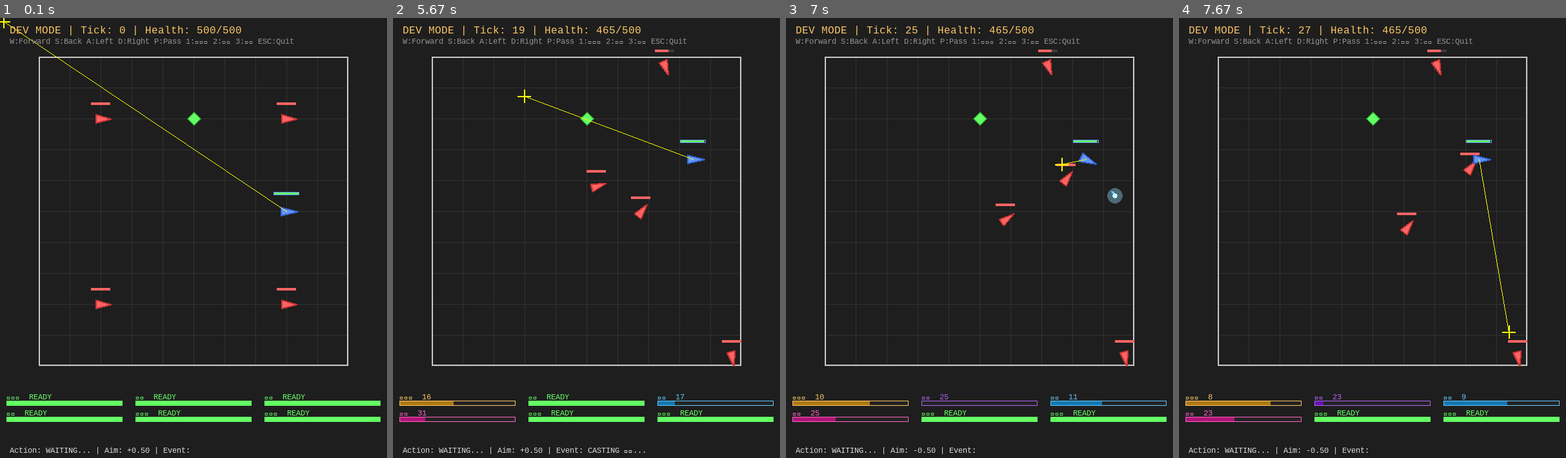
Above: before the commit, frames 1-4 (left to right).
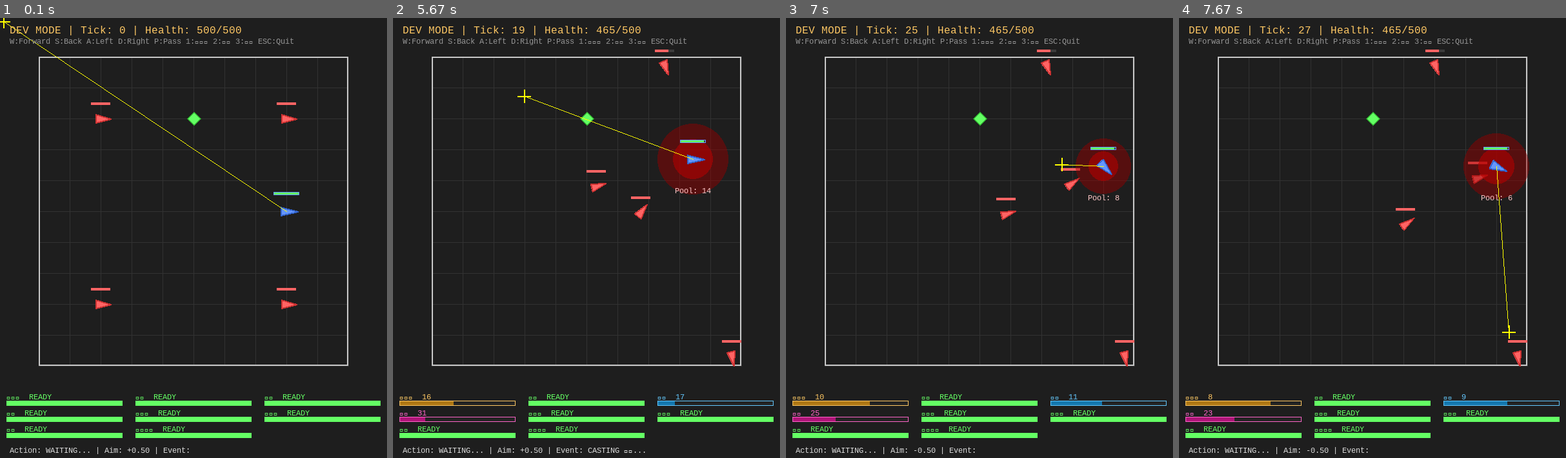
Above: after the commit, the same moments.

Repository: BlueRadio57445/White-Tower-AI-Boss
Game: pygame game, started from 強化學習專案/純白之塔_RL/dev_mode.py
Two runs of this game, one before a commit and one after it. Both use one fixed random seed, a clock stepped at 60 frames per second and the inputs below.
Inputs (mouse positions are in pixels of both pictures, inside the frame that each line leads up to):
- Up to frame 1 (0.1 s): no input
- Up to frame 2 (5.67 s): tap 1 at 0.33, 1.65, 3.05, 4.22 s; hold D 0.67-1.13 s; move the mouse to (710, 229) at 0.7 s; hold W 1.17-1.47 s; move the mouse to (493, 246) at 1.2 s; hold D 1.5-1.97 s; move the mouse to (466, 176) at 1.53 s; hold A 2-2.53 s; move the mouse to (644, 88) at 2.03 s; hold S 2.57-2.87 s; move the mouse to (632, 282) at 2.6 s; hold A 2.9-3.3 s; move the mouse to (594, 92) at 2.93 s; tap 4 at 3.33 s; hold W 3.67-4.03 s; move the mouse to (590, 290) at 3.7 s; tap 3 at 3.82, 5.28 s; hold D 4.07-4.7 s; move the mouse to (574, 167) at 4.1 s; hold S 4.73-5.1 s; move the mouse to (687, 312) at 4.77 s; tap 2 at 4.88 s; hold A 5.13-5.6 s; move the mouse to (524, 97) at 5.17 s; tap 7 at 5.63 s
- Up to frame 3 (7 s): hold D 5.97-6.43 s; move the mouse to (832, 145) at 6 s; tap 2 at 6.12 s; hold W 6.47-6.77 s; move the mouse to (1118, 207) at 6.5 s; tap 3 at 6.62 s; hold D from 6.8 s (still down); move the mouse to (1060, 163) at 6.83 s; tap 1 at 6.95 s
- Up to frame 4 (7.67 s): release D at 7.27 s; hold A from 7.3 s (still down); move the mouse to (1507, 330) at 7.33 s; tap 2 at 7.45 s

The runs differ from the first frame. In frame 1, 0.8% of the frame differs, in the area x 1-65%, y 92-96%; in frame 2, 3.0%; in frame 3, 3.1%; in frame 4, 3.5%, in the area x 1-91%, y 7-96%.

Commit message:
修BUG：血池冷卻、血池渲染、冷卻時間渲染

Diff:
--- a/強化學習專案/純白之塔_RL/dev_mode.py
+++ b/強化學習專案/純白之塔_RL/dev_mode.py
@@ -173,6 +173,9 @@
 
         # Draw skill indicator
         self.draw_skill_indicator(world)
+
+        # Draw blood pool effect (if player is in blood pool)
+        self.draw_blood_pool_effect(world)
 
         # Draw player
         self.draw_player(world)
--- a/強化學習專案/純白之塔_RL/game/components.py
+++ b/強化學習專案/純白之塔_RL/game/components.py
@@ -137,6 +137,7 @@
     blood_pool_remaining: int = 0
     blood_pool_emerge_damage: float = 0.0
     blood_pool_emerge_radius: float = 0.0
+    blood_pool_pending_cooldown: int = 0  # cooldown to apply when emerging
 
     @property
     def is_casting(self) -> bool:
@@ -183,8 +184,10 @@
         if self.wind_up_remaining == 0 and self.current_skill is not None:
             completed_skill = self.current_skill
             self.current_skill = None
-            # Apply cooldown when skill finishes casting
-            if completed_skill and self.current_skill_cooldown > 0:
+            # blood_pool cooldown is deferred until the player emerges
+            if completed_skill == 'blood_pool' and self.current_skill_cooldown > 0:
+                self.blood_pool_pending_cooldown = self.current_skill_cooldown
+            elif completed_skill and self.current_skill_cooldown > 0:
                 self.skill_cooldowns[completed_skill] = self.current_skill_cooldown
             self.current_skill_cooldown = 0
             return True
@@ -194,8 +197,10 @@
             if self.wind_up_remaining == 0:
                 completed_skill = self.current_skill
                 self.current_skill = None
-                # Apply cooldown when skill finishes casting
-                if completed_skill and self.current_skill_cooldown > 0:
+                # blood_pool cooldown is deferred until the player emerges
+                if completed_skill == 'blood_pool' and self.current_skill_cooldown > 0:
+                    self.blood_pool_pending_cooldown = self.current_skill_cooldown
+                elif completed_skill and self.current_skill_cooldown > 0:
                     self.skill_cooldowns[completed_skill] = self.current_skill_cooldown
                 self.current_skill_cooldown = 0
                 return True
@@ -238,6 +243,10 @@
         self.blood_pool_remaining -= 1
         if self.blood_pool_remaining <= 0:
             self.in_blood_pool = False
+            # Apply the deferred cooldown now that the pool is over
+            if self.blood_pool_pending_cooldown > 0:
+                self.skill_cooldowns['blood_pool'] = self.blood_pool_pending_cooldown
+                self.blood_pool_pending_cooldown = 0
             return True  # Emerging!
         return False
 
--- a/強化學習專案/純白之塔_RL/game/player.py
+++ b/強化學習專案/純白之塔_RL/game/player.py
@@ -409,7 +409,7 @@
             physics.rotate_entity(self.entity, -self.config.turn_speed)
 
         elif action_discrete in self.SKILL_ACTION_MAP:  # Cast skill (4-9)
-            if self.entity.skills.is_ready:
+            if self.entity.skills.is_ready and not self.entity.skills.in_blood_pool:
                 skill_id = self.SKILL_ACTION_MAP[action_discrete]
                 skill_config = self.get_skill_config(skill_id)
                 if skill_config and self.entity.skills.is_skill_available(skill_id):
--- a/強化學習專案/純白之塔_RL/game/skills.py
+++ b/強化學習專案/純白之塔_RL/game/skills.py
@@ -420,12 +420,11 @@
         emerge_damage = extra_params.get("emerge_damage", 35.0)
         emerge_radius = extra_params.get("emerge_radius", 2.5)
 
-        # Enter blood pool state
+        # Enter blood pool state (no reward yet - reward is given on emerge hit)
         caster.skills.enter_blood_pool(pool_duration, emerge_damage, emerge_radius)
 
-        # Publish blood pool entered event
         event = GameEvent(
-            EventType.SKILL_CAST_COMPLETE,
+            EventType.SKILL_CAST_START,
             source_entity=caster,
             data={
                 'skill_id': skill_id,
@@ -488,19 +487,22 @@
                         data={'skill_id': 'blood_pool'}
                     ))
 
-        # Publish emerge event
-        event = GameEvent(
-            EventType.SKILL_CAST_COMPLETE,
-            source_entity=caster,
-            data={
-                'skill_id': 'blood_pool',
-                'state': 'emerged',
-                'hit_count': len(hit_results),
-                'damage': emerge_damage
-            }
-        )
-        self.event_bus.publish(event)
-        return event
+        # Only reward if at least one target was hit (consistent with projectile design)
+        if hit_results:
+            event = GameEvent(
+                EventType.SKILL_CAST_COMPLETE,
+                source_entity=caster,
+                data={
+                    'skill_id': 'blood_pool',
+                    'state': 'emerged',
+                    'hit_count': len(hit_results),
+                    'damage': emerge_damage
+                }
+            )
+            self.event_bus.publish(event)
+            return event
+
+        return None
 
     def _handle_summon_skill(
         self,
--- a/強化學習專案/純白之塔_RL/rendering/pygame_renderer.py
+++ b/強化學習專案/純白之塔_RL/rendering/pygame_renderer.py
@@ -663,26 +663,23 @@
         if not cooldown_info:
             return
 
-        skill_order = ["outer_slash", "missile", "hammer", "dash", "soul_claw", "soul_palm"]
-        skill_colors = [
-            COLORS['cd_outer_slash'],
-            COLORS['cd_missile'],
-            COLORS['cd_hammer'],
-            COLORS['cd_dash'],
-            COLORS['cd_soul_claw'],
-            COLORS['cd_soul_palm'],
-        ]
+        skill_order = list(cooldown_info.keys())
+
+        def _skill_color(skill_id: str):
+            key = f"cd_{skill_id}"
+            return COLORS.get(key, (180, 180, 180))  # fallback: light grey
 
         # Position: directly below casting bar area
         section_y = self.margin + self.game_area_size + 42
         bar_height = 8
         label_height = 12
-        col_width = self.width // 3  # 3 columns, 2 rows
-
-        for i, (skill_id, color) in enumerate(zip(skill_order, skill_colors)):
+        col_width = self.width // 3  # 3 columns, N rows
+
+        for i, skill_id in enumerate(skill_order):
             info = cooldown_info.get(skill_id)
             if info is None:
                 continue
+            color = _skill_color(skill_id)
             remaining, max_cd, name = info
 
             # Layout: 3 columns × 2 rows
